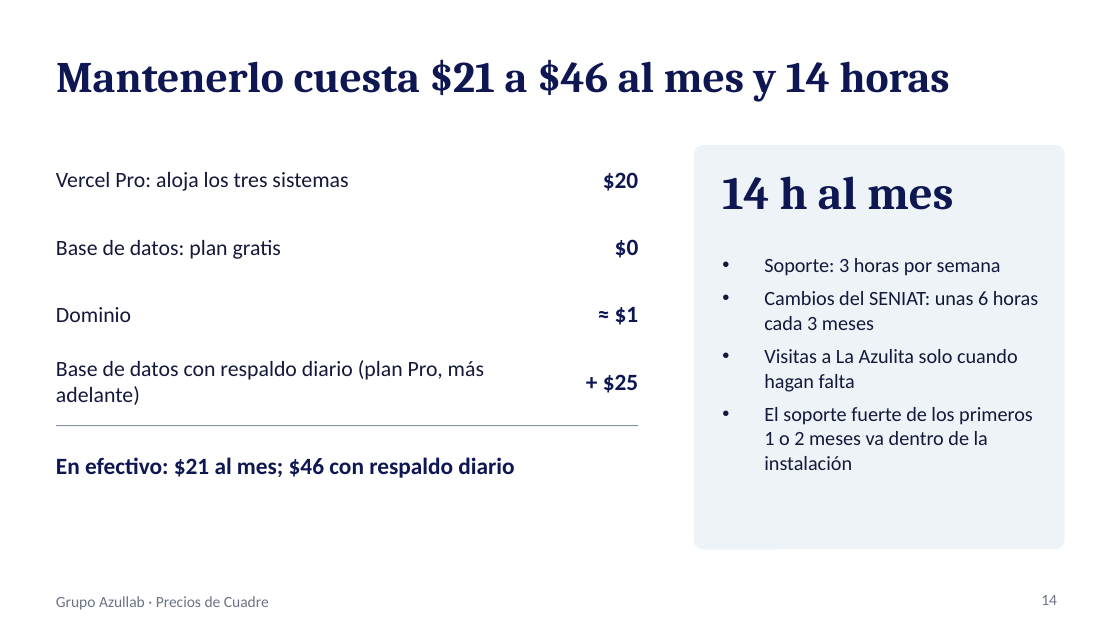
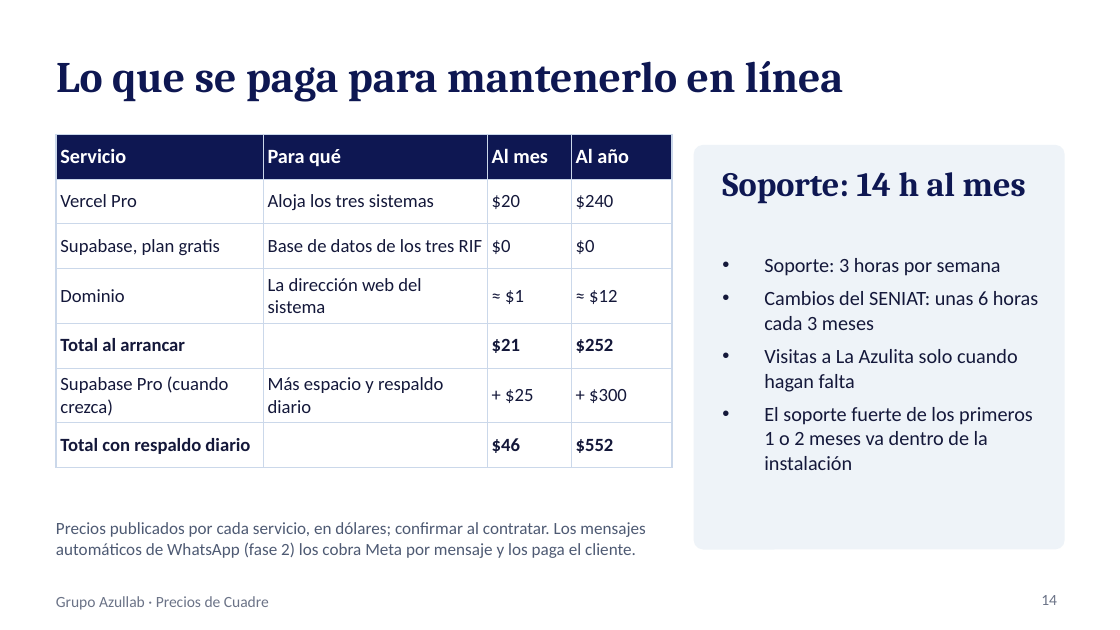
Before and after one commit to josedanielgt1/azullab, a slide deck: slide 14 of propuesta/Precios Grupo Azullab.pptx. Drawn at 1120x630 pixels with LibreOffice and Linux fonts; fonts in the diff are those of the drawing. Boxes give left, top, right and bottom in pixels: in the first picture for what was removed or moved away, otherwise in the second. Text is boxed around its words. In the diff, an @@ line names an element or a change of style, - is before the commit and + after.

```diff
--- a/propuesta/Precios Grupo Azullab.pptx
+++ b/propuesta/Precios Grupo Azullab.pptx
@@ title at box(56, 61, 843, 102): text changed @@
-Mantenerlo cuesta $21 a $46 al mes y 14 horas
+Lo que se paga para mantenerlo en línea
@@ table added at box(56, 134, 672, 458), 7 rows, 4 columns @@
+Servicio | Para qué | Al mes | Al año
+Vercel Pro | Aloja los tres sistemas | $20 | $240
+Supabase, plan gratis | Base de datos de los tres RIF | $0 | $0
+Dominio | La dirección web del sistema | ≈ $1 | ≈ $12
+Total al arrancar |  | $21 | $252
+Supabase Pro (cuando crezca) | Más espacio y respaldo diario | + $25 | + $300
+Total con respaldo diario |  | $46 | $552
@@ text removed at box(56, 172, 348, 191) @@
-Vercel Pro: aloja los tres sistemas
@@ text removed at box(603, 172, 638, 191) @@
-$20
@@ text at box(722, 172, 1026, 204): text changed; size 30 to 22 pt @@
-14 h al mes
+Soporte: 14 h al mes
@@ text removed at box(615, 239, 639, 258) @@
-$0
@@ text removed at box(56, 240, 281, 259) @@
-Base de datos: plan gratis
@@ text removed at box(56, 307, 131, 322) @@
-Dominio
@@ text removed at box(615, 307, 639, 325) @@
-≈ $1
@@ text removed at box(56, 360, 484, 405) @@
-Base de datos con respaldo diario (plan Pro, más adelante)
@@ text removed at box(603, 374, 638, 393) @@
-+ $25
@@ line removed from (56, 426) to (638, 426) @@
@@ text removed at box(56, 457, 514, 478) @@
-En efectivo: $21 al mes; $46 con respaldo diario
@@ text added at box(56, 522, 645, 558), 11 pt, text #4E5A73 @@
+Precios publicados por cada servicio, en dólares; confirmar al contratar. Los mensajes automáticos de WhatsApp (fase 2) los cobra Meta por mensaje y los paga el cliente.
```
Also in this commit, not shown: 7 other slides changed.
